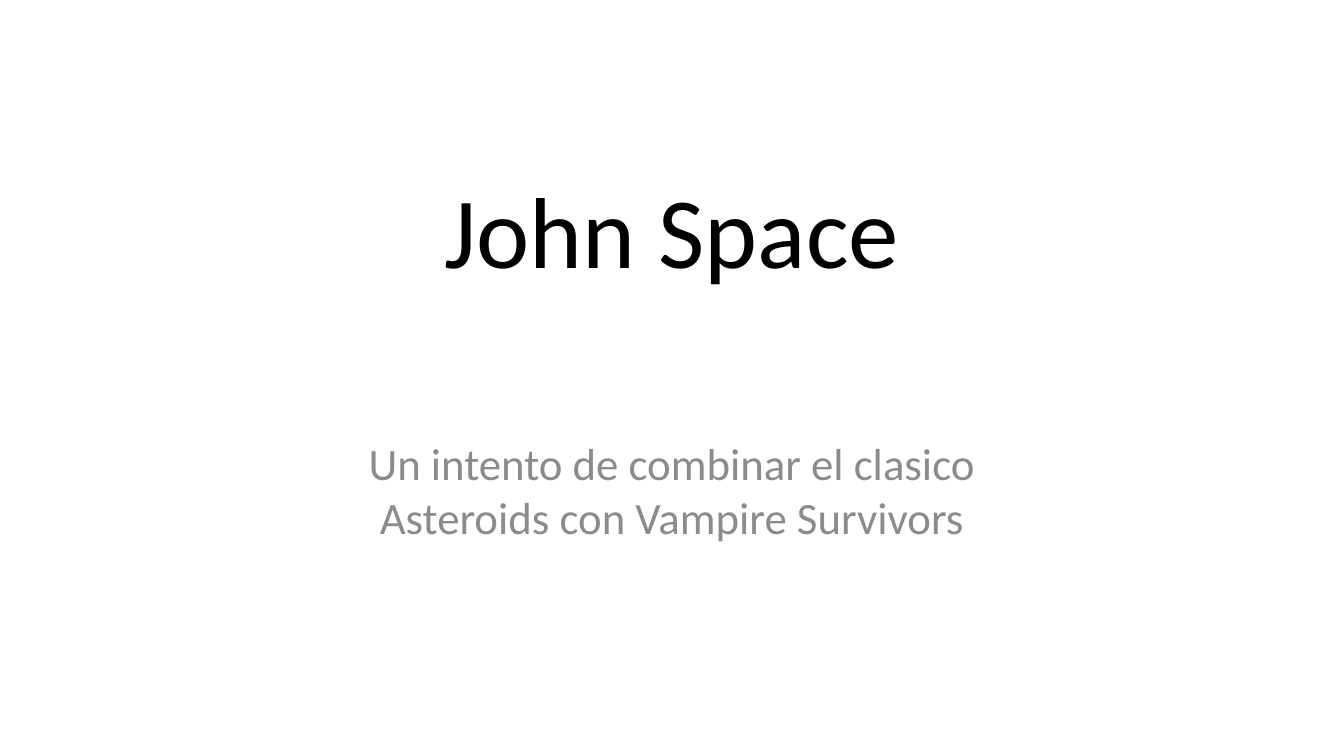
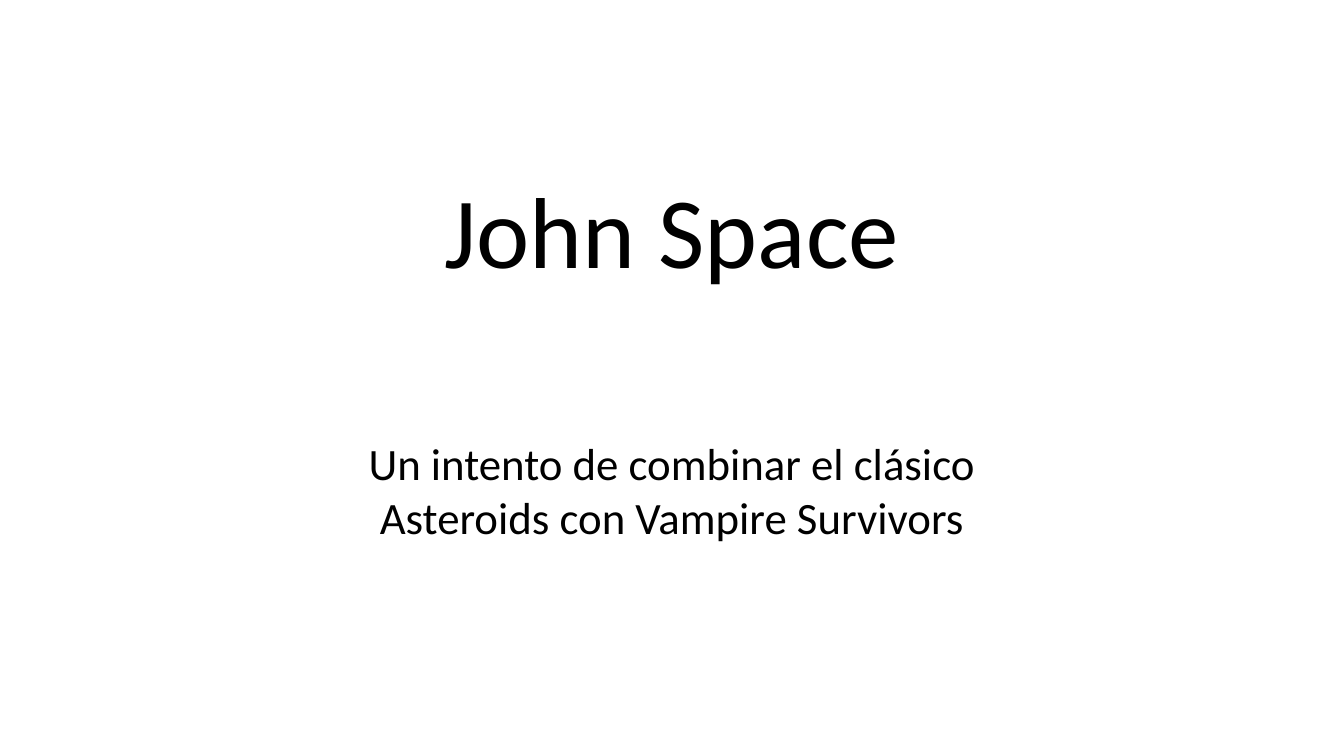
Before and after one commit to AdriCabado/John_Space, a slide deck: slide 1 of John_Space_Presentacion.odp. Drawn at 1344x756 pixels with LibreOffice and Linux fonts; fonts in the diff are those of the drawing. Boxes give left, top, right and bottom in pixels: in the first picture for what was removed or moved away, otherwise in the second. Text is boxed around its words. In the diff, an @@ line names an element or a change of style, - is before the commit and + after.

```diff
--- a/John_Space_Presentacion.odp
+++ b/John_Space_Presentacion.odp
@@ subtitle at [369,449,975,542]: text changed; text colour #8C8C8C to #000000 @@
-Un intento de combinar el clasico Asteroids con Vampire Survivors
+Un intento de combinar el clásico Asteroids con Vampire Survivors
```
Also in this commit, not shown: 1 other slide changed, 6 slides added, 5 slides removed.
